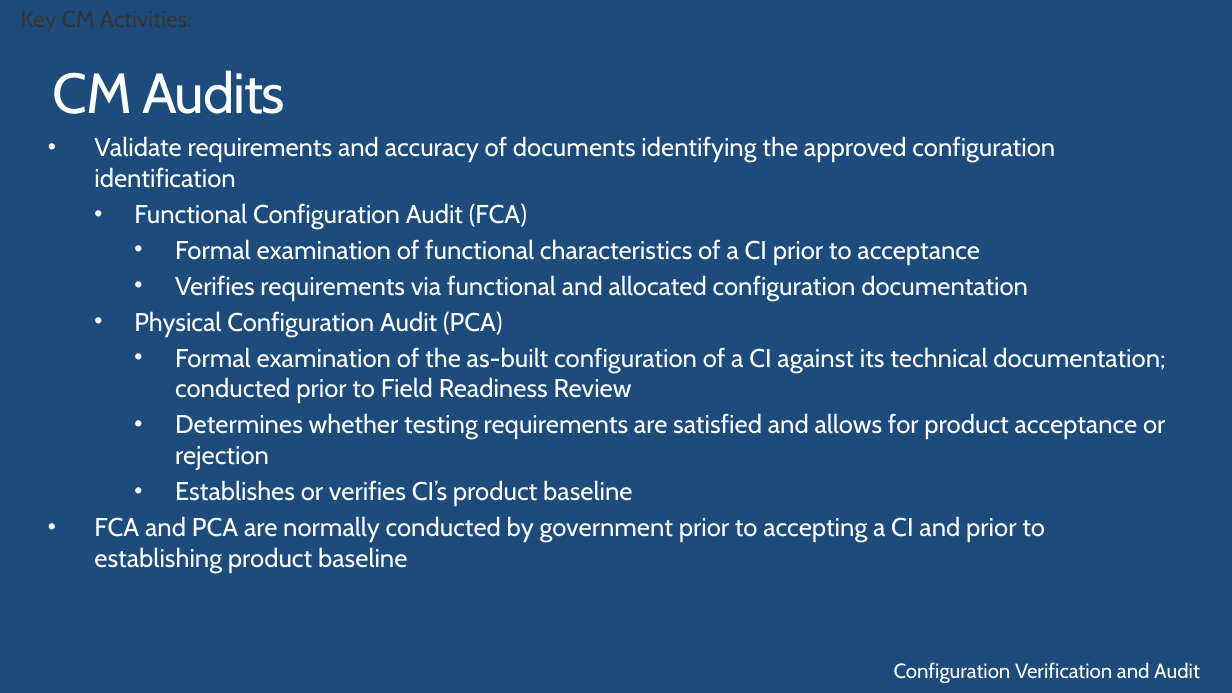
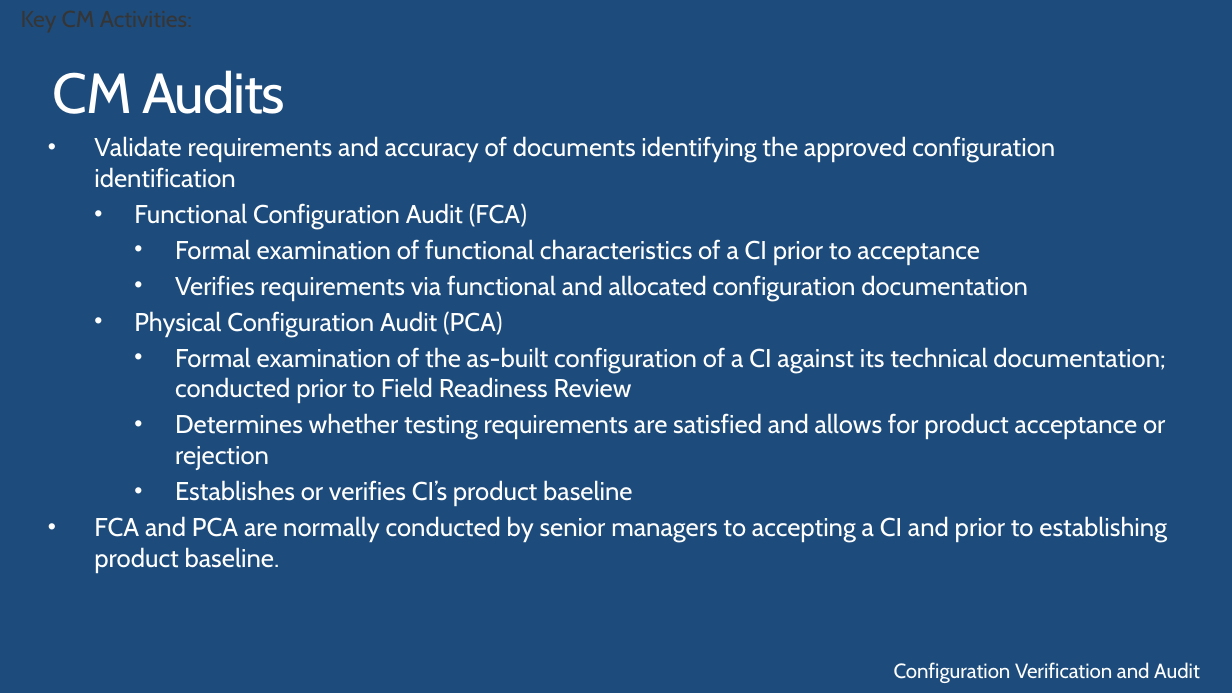
Before and after one commit to daotk/cdkpt, a slide deck: slide 25 of SPQM/Team Assignment/Final/CM_Final_0501.pptx. Drawn at 1232x693 pixels with LibreOffice and Linux fonts; fonts in the diff are those of the drawing. Boxes give left, top, right and bottom in pixels: in the first picture for what was removed or moved away, otherwise in the second. Text is boxed around its words. In the diff, an @@ line names an element or a change of style, - is before the commit and + after.

```diff
--- a/SPQM/Team Assignment/Final/CM_Final_0501.pptx
+++ b/SPQM/Team Assignment/Final/CM_Final_0501.pptx
@@ text at bbox=[94, 516, 1167, 573]: text changed @@
-• FCA and PCA are normally conducted by government prior to accepting a CI and prior to establishing product baseline
+• FCA and PCA are normally conducted by senior managers to accepting a CI and prior to establishing product baseline.
```
Also in this commit, not shown: 3 other slides changed, 1 slide removed.
